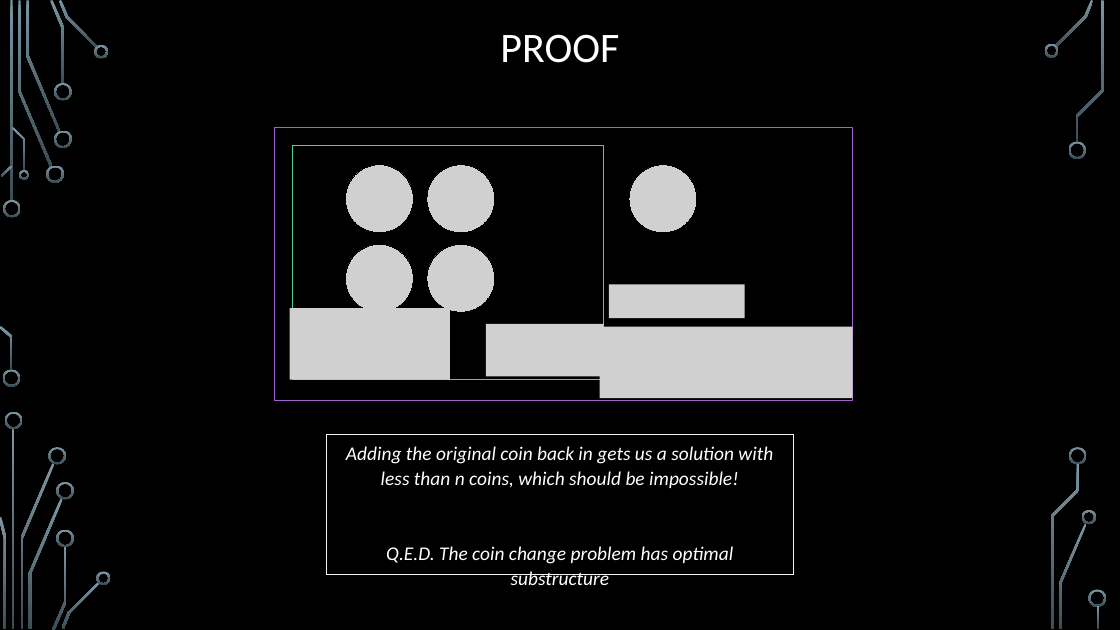
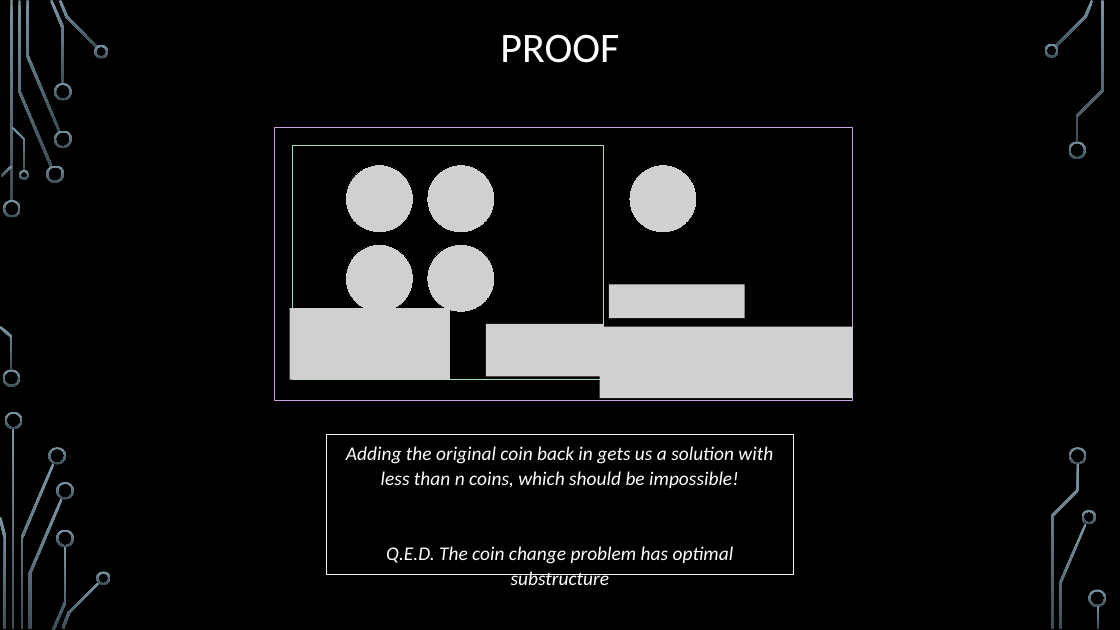
Before and after one commit to markfloryan/dsa2, a slide deck: slide 20 of slides/03-1-GreedyIntroChange.pptx. Drawn at 1120x630 pixels with LibreOffice and Linux fonts; fonts in the diff are those of the drawing; grey boxes stand for pictures; background and template pictures are left out. Boxes give left, top, right and bottom in pixels: in the first picture for what was removed or moved away, otherwise in the second. Text is boxed around its words. In the diff, an @@ line names an element or a change of style, - is before the commit and + after.

```diff
--- a/slides/03-1-GreedyIntroChange.pptx
+++ b/slides/03-1-GreedyIntroChange.pptx
@@ rectangle at box(275, 128, 853, 401): outline #A262D0 1.25 pt to #C7A1E3 1.25 pt @@
@@ rectangle at box(292, 145, 603, 380): outline #4FD093 1.25 pt to #95E3BE 1.25 pt @@
```
Also in this commit, not shown: 25 other slides changed, 3 other files.
